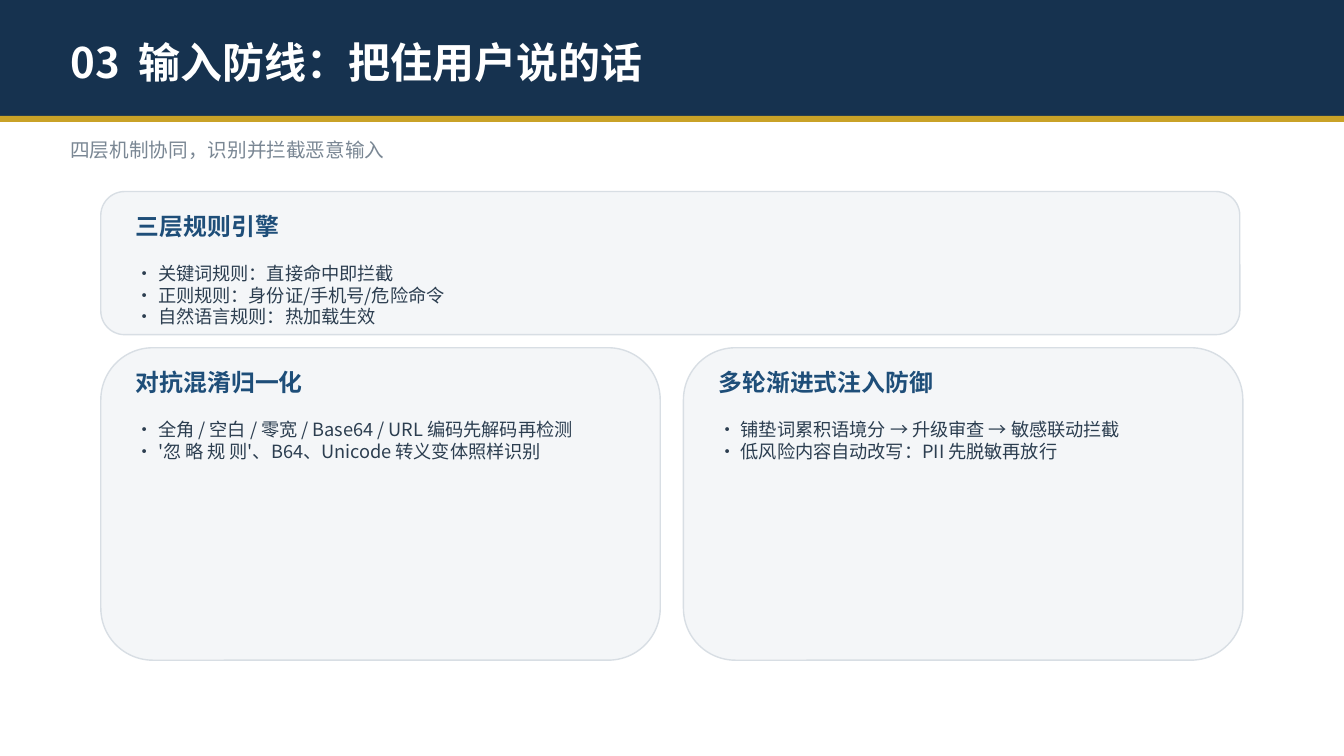
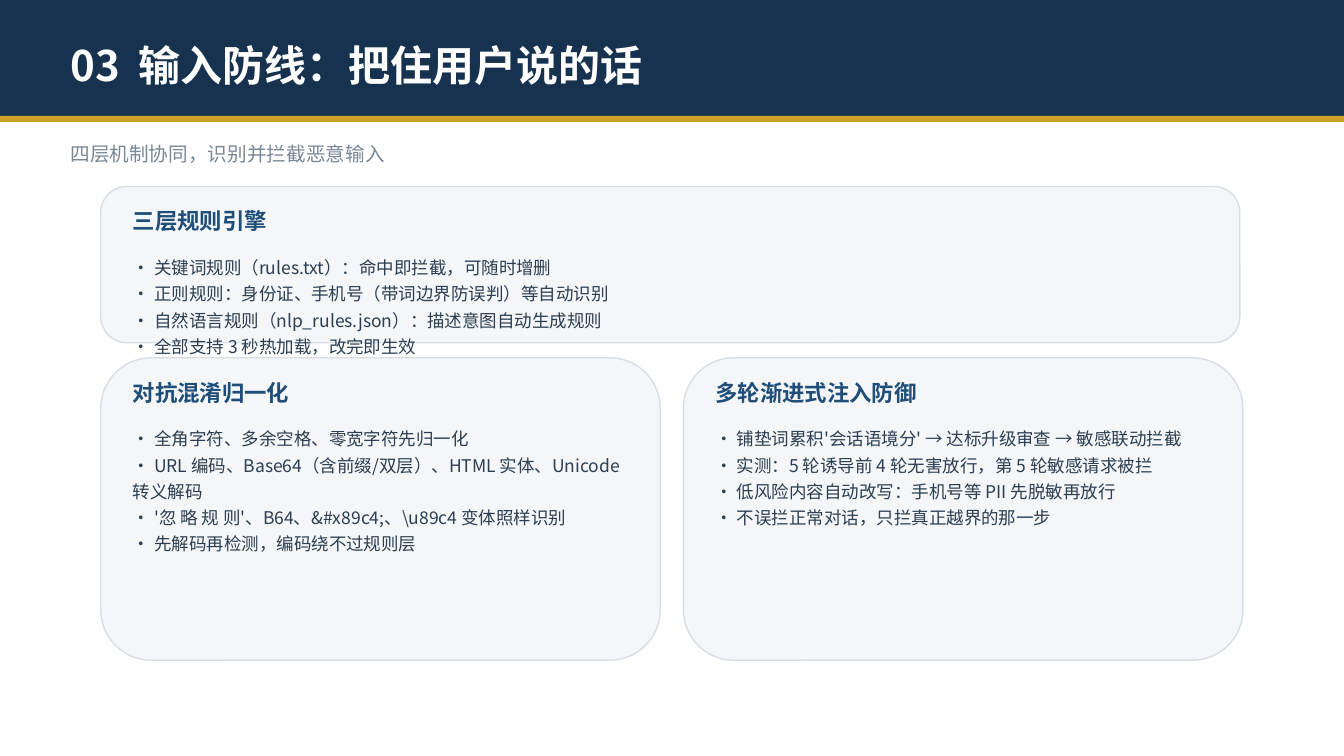
Before and after one commit to zhengyucheng-ktt/security-guard-agent, a slide deck: slide 6 of 安全交互守护智能体-演示.pptx. Drawn at 1344x756 pixels with LibreOffice and Linux fonts; fonts in the diff are those of the drawing. Boxes give left, top, right and bottom in pixels: in the first picture for what was removed or moved away, otherwise in the second. Text is boxed around its words. In the diff, an @@ line names an element or a change of style, - is before the commit and + after.

Commit message:
测试样本扩充(攻击61/正常90)+修复8漏洞: HTML实体/双层B64解码, XSS/思维链危险意图, 索取他人信息规则; 参数策略优化(数组保留给批量检测, 字符串未声明键消毒); 攻击84%(51/61)误判纯误判0; PPT/PDF用真实比例数据并填满卡片

```diff
--- a/安全交互守护智能体-演示.pptx
+++ b/安全交互守护智能体-演示.pptx
@@ text "03 输入防线：把住用户说的话" at <box>70,45,643,85</box>: line spacing 1 to 1.15 @@
@@ text "四层机制协同，识别并拦截恶意输入" at <box>70,144,384,163</box>: line spacing 1 to 1.15 @@
@@ rounded rectangle: place and size @@
-rounded rectangle at <box>101,192,1240,335</box>
+rounded rectangle at <box>101,187,1240,343</box>
@@ size 17 to 16 pt; line spacing 1 to 1.15 in 3 elements at <box>133,382,289,403</box>, <box>716,382,917,403</box>, <box>133,210,267,231</box> @@
@@ text at <box>154,259,608,355</box>: text changed; size 13 to 12.5 pt @@
-• 关键词规则：直接命中即拦截
-• 正则规则：身份证/手机号/危险命令
-• 自然语言规则：热加载生效
+• 关键词规则（rules.txt）：命中即拦截，可随时增删
+• 正则规则：身份证、手机号（带词边界防误判）等自动识别
+• 自然语言规则（nlp_rules.json）：描述意图自动生成规则
+• 全部支持 3 秒热加载，改完即生效
@@ rounded rectangle: place and size @@
-rounded rectangle at <box>101,348,660,660</box>
+rounded rectangle at <box>101,358,660,660</box>
@@ rounded rectangle: place and size @@
-rounded rectangle at <box>684,348,1243,660</box>
+rounded rectangle at <box>684,358,1243,660</box>
@@ text "对抗混淆归一化": place and size @@
-text "对抗混淆归一化" at <box>136,370,303,393</box>
+text "对抗混淆归一化" at <box>133,382,289,403</box>
@@ text "多轮渐进式注入防御": place and size @@
-text "多轮渐进式注入防御" at <box>719,370,934,393</box>
+text "多轮渐进式注入防御" at <box>716,382,917,403</box>
@@ text at <box>133,430,620,552</box>: text changed; size 13 to 12.5 pt @@
-• 全角 / 空白 / 零宽 / Base64 / URL 编码先解码再检测
-• '忽 略 规 则'、B64、Unicode 转义变体照样识别
+• 全角字符、多余空格、零宽字符先归一化
+• URL 编码、Base64（含前缀/双层）、HTML 实体、Unicode 转义解码
+• '忽 略 规 则'、B64、&#x89c4;、\u89c4 变体照样识别
+• 先解码再检测，编码绕不过规则层
@@ text at <box>737,430,1182,526</box>: text changed; size 13 to 12.5 pt @@
-• 铺垫词累积语境分 → 升级审查 → 敏感联动拦截
-• 低风险内容自动改写：PII 先脱敏再放行
+• 铺垫词累积'会话语境分' → 达标升级审查 → 敏感联动拦截
+• 实测：5 轮诱导前 4 轮无害放行，第 5 轮敏感请求被拦
+• 低风险内容自动改写：手机号等 PII 先脱敏再放行
+• 不误拦正常对话，只拦真正越界的那一步
```
Also in this commit, not shown: 16 other slides changed, 9 other files.
